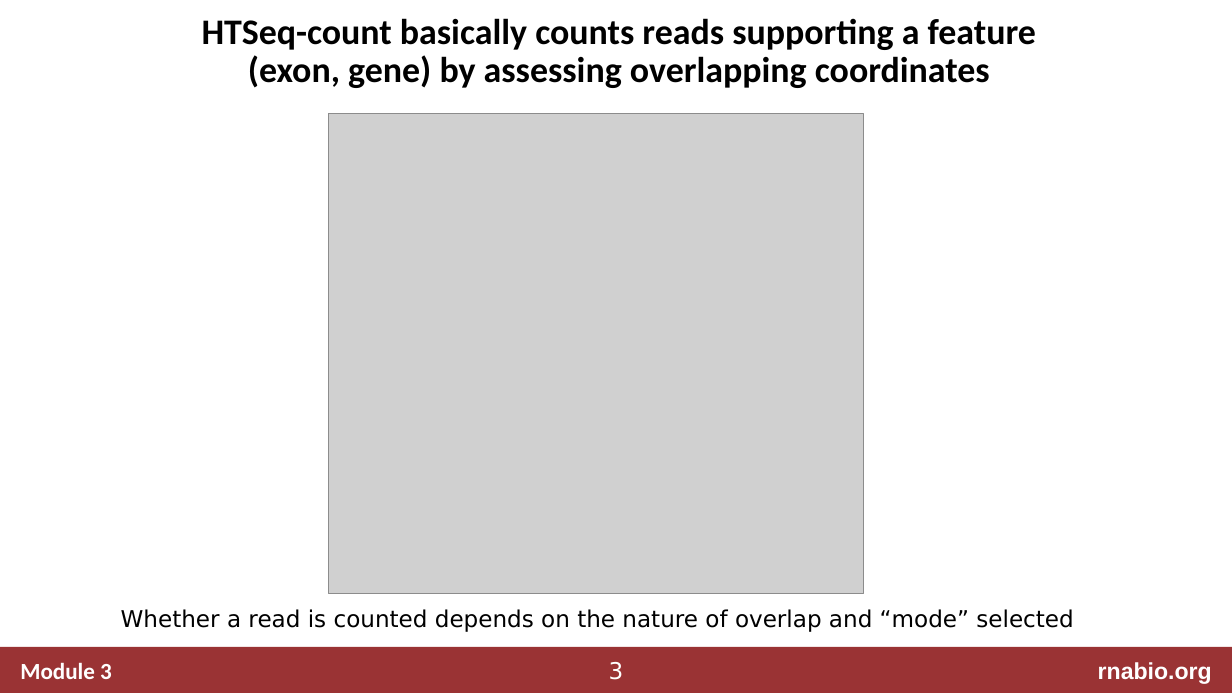
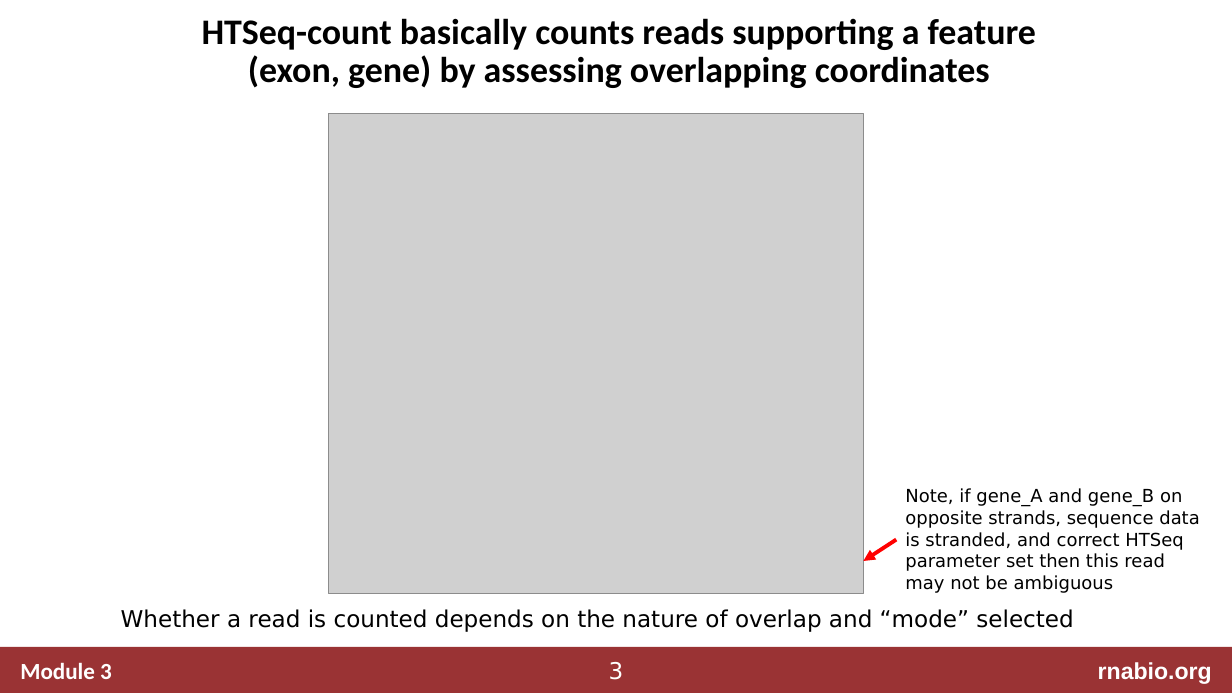
Before and after one commit to griffithlab/rnabio.org, a slide deck: slide 3 of assets/lectures/cshl/2020/mini/RNASeq_MiniLecture_03_02_HTSEQ.pptx. Drawn at 1232x693 pixels with LibreOffice and Linux fonts; fonts in the diff are those of the drawing; grey boxes stand for pictures. Boxes give left, top, right and bottom in pixels: in the first picture for what was removed or moved away, otherwise in the second. Text is boxed around its words. In the diff, an @@ line names an element or a change of style, - is before the commit and + after.

```diff
--- a/assets/lectures/cshl/2020/mini/RNASeq_MiniLecture_03_02_HTSEQ.pptx
+++ b/assets/lectures/cshl/2020/mini/RNASeq_MiniLecture_03_02_HTSEQ.pptx
@@ text added at box(905, 488, 1199, 593), 14 pt, text #000000 @@
+Note, if gene_A and gene_B on opposite strands, sequence data is stranded, and correct HTSeq parameter set then this read may not be ambiguous
@@ arrow added from (897, 540) to (863, 561), #FF0000 3 pt @@
```
Also in this commit, not shown: 1 other slide changed, 7 other files.
